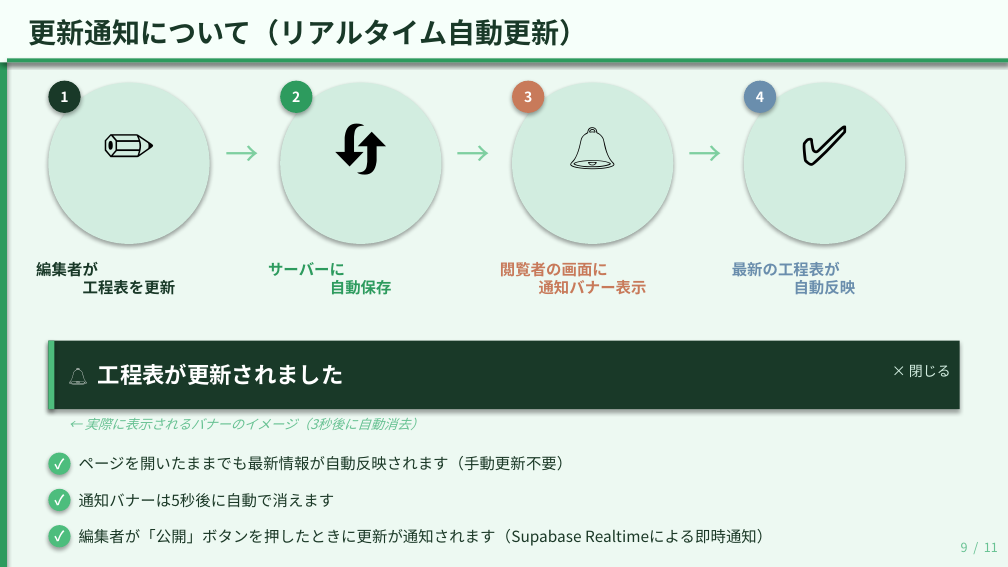
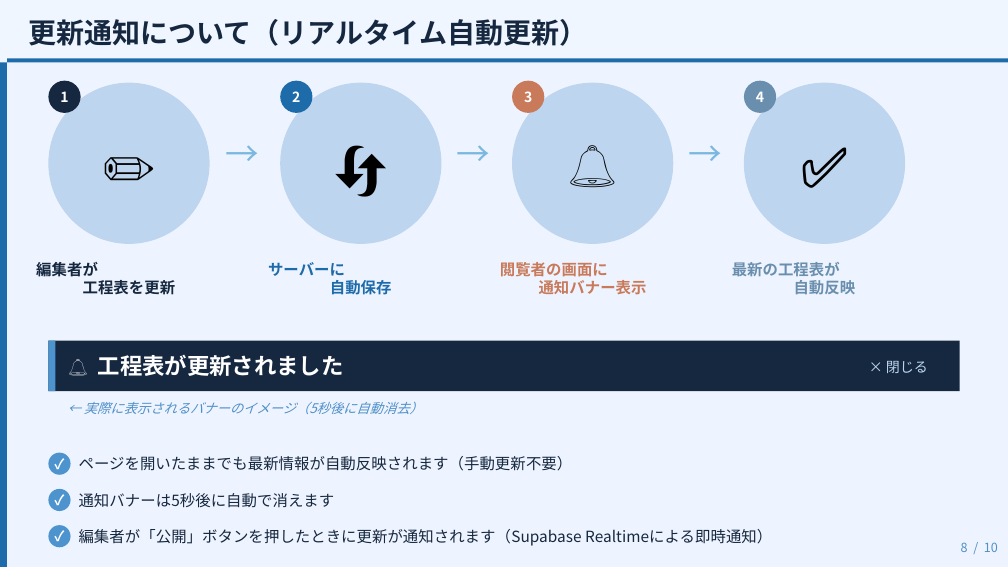
Before and after one commit to kemcokurosaki-oss/gantt-chart, a slide deck: slide 8 of 全体工程表_使い方ガイド（閲覧者向け）_new.pptx. Drawn at 1008x567 pixels with LibreOffice and Linux fonts; fonts in the diff are those of the drawing. Boxes give left, top, right and bottom in pixels: in the first picture for what was removed or moved away, otherwise in the second. Text is boxed around its words. In the diff, an @@ line names an element or a change of style, - is before the commit and + after.

Commit message:
新しいPPTXファイルを追加し、プロジェクトの資料を更新しました。これにより、関連情報の提供が強化されました。

```diff
--- a/全体工程表_使い方ガイド（閲覧者向け）_new.pptx
+++ b/全体工程表_使い方ガイド（閲覧者向け）_new.pptx
@@ background #EDF9F2 to #EEF4FF @@
@@ rectangle at box(0, 0, 1008, 62): fill #F6FFFA to #F0F6FF; shadow off @@
@@ text "更新通知について（リアルタイム自動更新）" at box(28, 19, 587, 46): text colour #193928 to #162840 @@
@@ ellipse at box(48, 81, 81, 113): fill #193928 to #162840; shadow off @@
@@ fill #2D9B5E to #1E6BAA; shadow off in 3 elements at box(0, 0, 7, 566), box(7, 58, 1008, 62), box(280, 81, 312, 113) @@
@@ ellipse at box(512, 81, 544, 113): shadow off @@
@@ ellipse at box(744, 81, 776, 113): shadow off @@
@@ fill #D2EDE0 to #BDD5EE; shadow off in 4 elements at box(48, 83, 210, 244), box(280, 83, 442, 244), box(512, 83, 673, 244), box(744, 83, 905, 244) @@
@@ text "✏️": place and size @@
-text "✏️" at box(48, 83, 210, 204)
+text "✏️" at box(48, 106, 210, 227)
@@ 3 texts: place and size @@
-3 texts at box(280, 83, 905, 204)
+3 texts at box(280, 101, 905, 226)
@@ text colour #7ECFA0 to #7AB8E0 in 3 elements at box(216, 129, 268, 177), box(448, 129, 500, 177), box(679, 129, 732, 177) @@
@@ text "編集者が 工程表を更新" at box(36, 262, 176, 295): text colour #193928 to #162840 @@
@@ text "サーバーに 自動保存" at box(268, 262, 392, 295): text colour #2D9B5E to #1E6BAA @@
@@ rectangle at box(48, 341, 960, 391): fill #193928 to #162840; shadow off @@
@@ fill #4DBD7D to #4D94CF; shadow off in 4 elements at box(48, 453, 71, 475), box(48, 489, 71, 511), box(48, 525, 71, 547), box(48, 341, 55, 391) @@
@@ rectangle: place and size @@
-rectangle at box(48, 341, 960, 409)
+rectangle at box(48, 341, 960, 391)
@@ rectangle: place and size @@
-rectangle at box(48, 341, 54, 409)
+rectangle at box(48, 341, 55, 391)
@@ text "🔔 工程表が更新されました": place and size @@
-text "🔔 工程表が更新されました" at box(98, 364, 344, 385)
+text "🔔 工程表が更新されました" at box(98, 355, 344, 376)
@@ text "× 閉じる": place and size @@
-text "× 閉じる" at box(909, 365, 951, 377)
+text "× 閉じる" at box(886, 361, 928, 373)
@@ text "× 閉じる" at box(886, 361, 928, 373): text colour #D2EDE0 to #BDD5EE @@
@@ text at box(84, 402, 423, 414): text changed; text colour #68C293 to #5090C8 @@
-← 実際に表示されるバナーのイメージ（3秒後に自動消去）
+← 実際に表示されるバナーのイメージ（5秒後に自動消去）
@@ text colour #1B3927 to #162840 in 3 elements at box(79, 456, 573, 471), box(79, 493, 335, 508), box(79, 529, 772, 546) @@
@@ text at box(961, 542, 998, 552): text changed; text colour #68C293 to #5090C8 @@
-9 / 11
+8 / 10
```
Also in this commit, not shown: 9 other slides changed.
